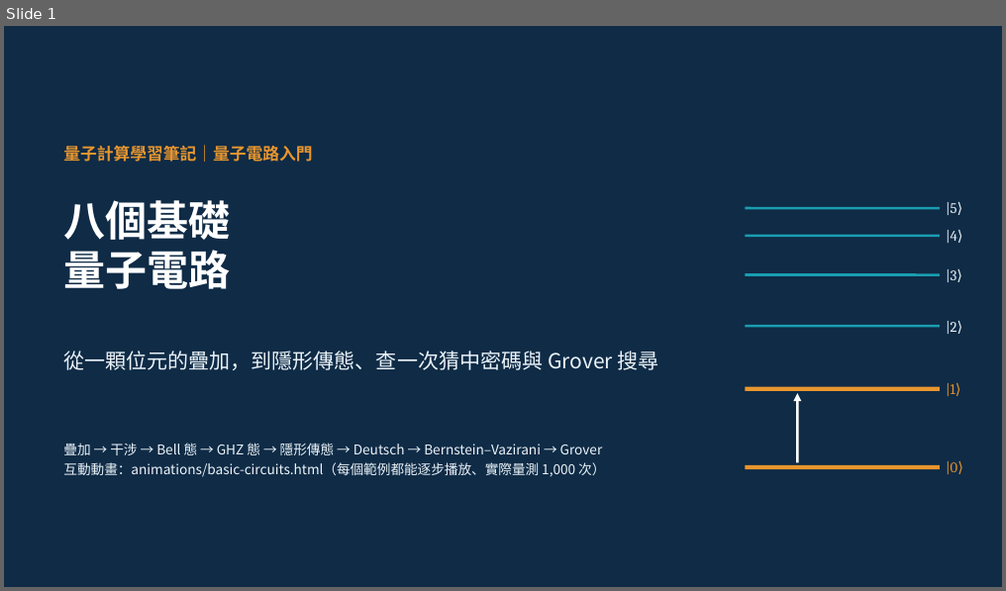
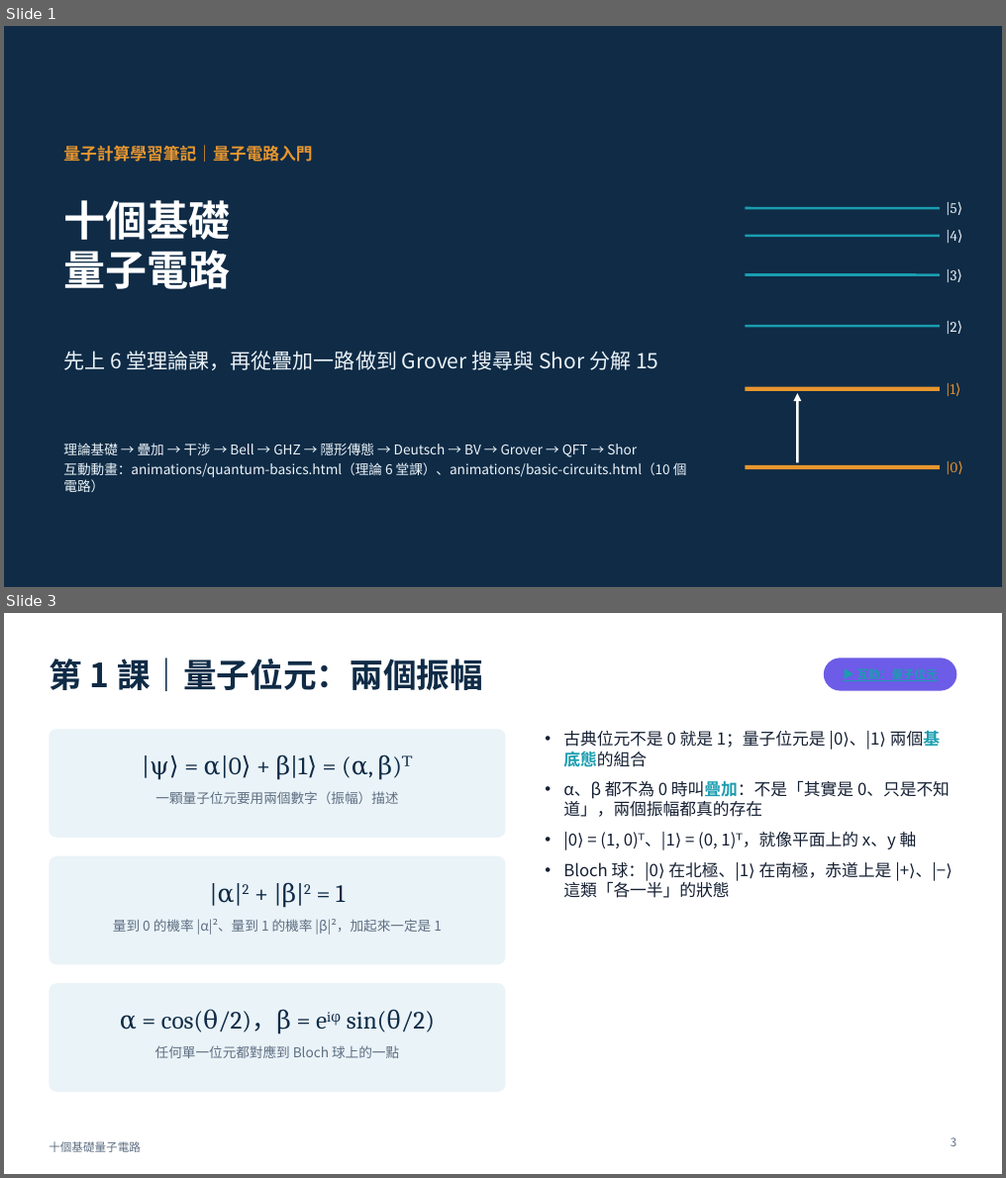
Before and after one commit to pcpcchen-coder/QuantumComputing, a slide deck: slides/output/basic-circuits.pptx. Shown one above the other, each under a label of ours: slide 1 before the commit, slides 1 and 3 after it; the slides between them are not shown. The pictures are 1006x591 and 1006x1178 pixels, drawn with LibreOffice and Linux fonts; fonts in the diff are those of the drawing. Boxes give left, top, right and bottom in pixels: in the first picture for what was removed or moved away, otherwise in the second. Text is boxed around its words. In the diff, an @@ line names an element or a change of style, - is before the commit and + after.

```diff
--- a/slides/output/basic-circuits.pptx
+++ b/slides/output/basic-circuits.pptx
@@ slide 3 added at bbox=[4, 613, 1002, 1174], background #FFFFFF @@
@@ title added at bbox=[49, 658, 483, 691], 32 pt, text #0F2B46, bold @@
+第 1 課｜量子位元：兩個振幅
@@ rounded rectangle added at bbox=[824, 658, 957, 691], fill #6C5CE7 @@
@@ rounded rectangle added at bbox=[49, 729, 506, 838], fill #EAF3F8 @@
@@ text added at bbox=[563, 730, 949, 898], 16 pt, text #152033 @@
+• 古典位元不是 0 就是 1；量子位元是 |0⟩、|1⟩ 兩個基底態的組合
+• α、β 都不為 0 時叫疊加：不是「其實是 0、只是不知道」，兩個振幅都真的存在
+• |0⟩ = (1, 0)ᵀ、|1⟩ = (0, 1)ᵀ，就像平面上的 x、y 軸
+• Bloch 球：|0⟩ 在北極、|1⟩ 在南極，赤道上是 |+⟩、|−⟩ 這類「各一半」的狀態
@@ text added at bbox=[150, 755, 413, 780], 24 pt, text #0F2B46 @@
+|ψ⟩ = α|0⟩ + β|1⟩ = (α, β)ᵀ
@@ text added at bbox=[155, 791, 398, 804], 13 pt, text #5E6E82 @@
+一顆量子位元要用兩個數字（振幅）描述
@@ rounded rectangle added at bbox=[49, 857, 506, 964], fill #EAF3F8 @@
@@ text added at bbox=[218, 882, 345, 908], 24 pt, text #0F2B46 @@
+|α|2 + |β|2 = 1
@@ text added at bbox=[113, 919, 442, 935], 13 pt, text #5E6E82 @@
+量到 0 的機率 |α|²、量到 1 的機率 |β|²，加起來一定是 1
@@ rounded rectangle added at bbox=[49, 983, 506, 1092], fill #EAF3F8 @@
@@ text added at bbox=[120, 1009, 435, 1035], 24 pt, text #0F2B46 @@
+α = cos(θ/2)，β = eiφ sin(θ/2)
@@ text added at bbox=[155, 1046, 399, 1059], 13 pt, text #5E6E82 @@
+任何單一位元都對應到 Bloch 球上的一點
@@ text added at bbox=[49, 1142, 141, 1153], 11 pt, text #5E6E82 @@
+十個基礎量子電路
@@ page number added at bbox=[950, 1138, 956, 1147], 11 pt, text #5E6E82 @@
+3
@@ slide 1 changed as well @@
@@ title at bbox=[63, 200, 230, 240]: text changed @@
-八個基礎
+十個基礎
@@ text at bbox=[63, 351, 658, 371]: text changed @@
-從一顆位元的疊加，到隱形傳態、查一次猜中密碼與 Grover 搜尋
+先上 6 堂理論課，再從疊加一路做到 Grover 搜尋與 Shor 分解 15
@@ text at bbox=[63, 443, 687, 492]: text changed @@
-疊加 → 干涉 → Bell 態 → GHZ 態 → 隱形傳態 → Deutsch → Bernstein–Vazirani → Grover
-互動動畫：animations/basic-circuits.html（每個範例都能逐步播放、實際量測 1,000 次）
+理論基礎 → 疊加 → 干涉 → Bell → GHZ → 隱形傳態 → Deutsch → BV → Grover → QFT → Shor
+互動動畫：animations/quantum-basics.html（理論 6 堂課）、animations/basic-circuits.html（10 個電路）
```
Also in this commit, not shown: 31 other slides changed, 15 other slides added, 21 other files.
